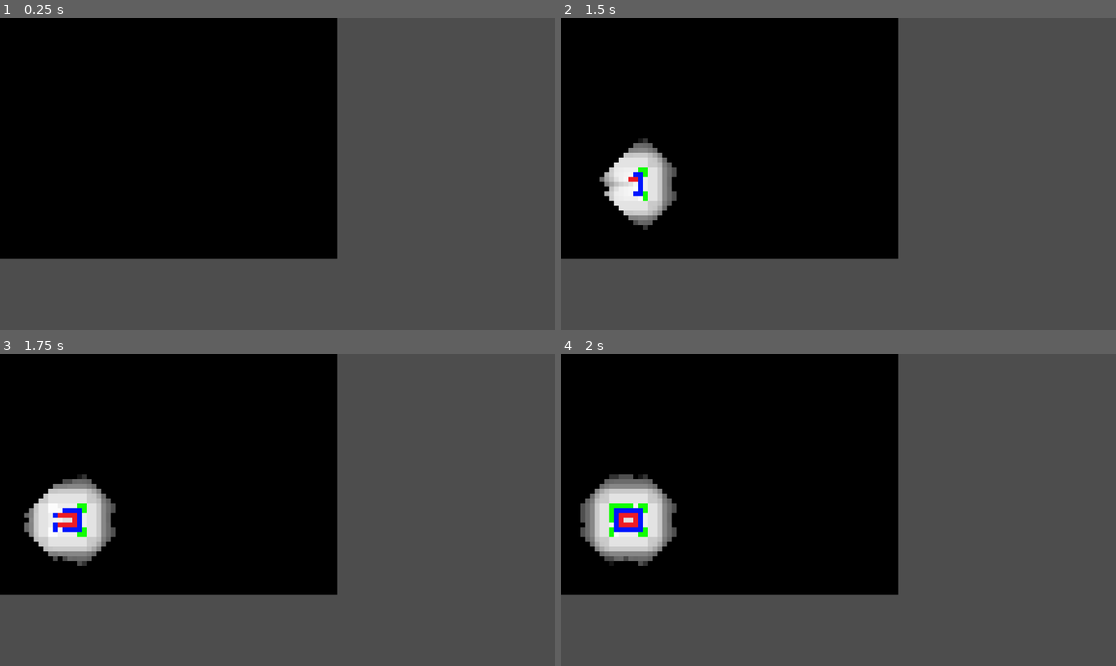
Above: before the commit, frames 1-4 (two rows, left to right).
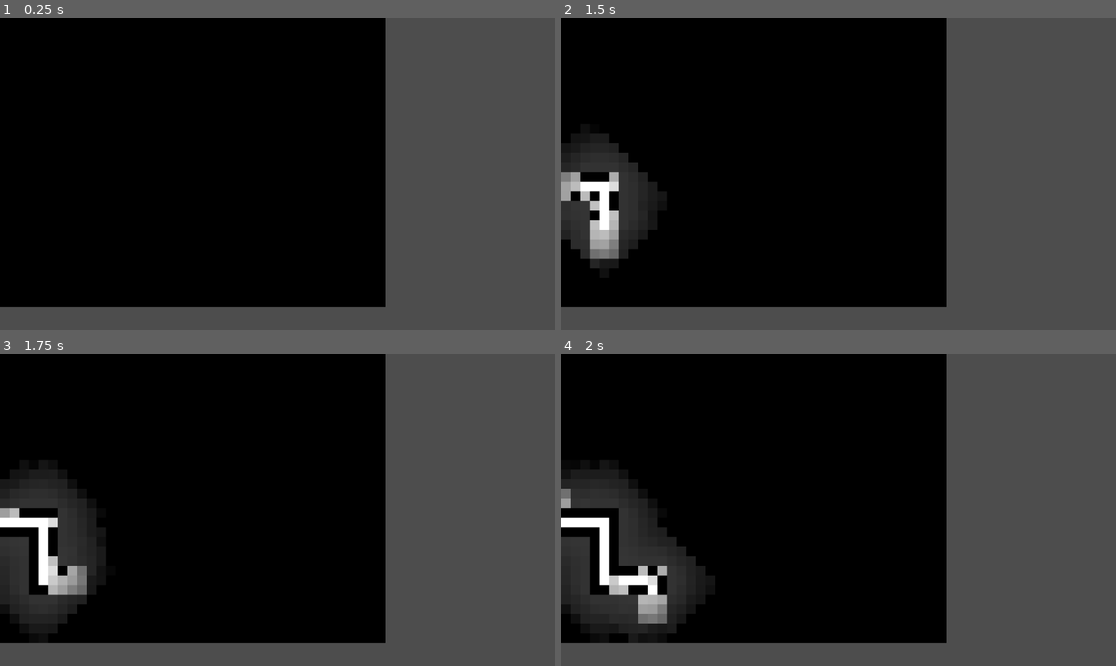
Above: after the commit, the same moments.

Repository: AndreaTerenz/GodotWFC
Game: Godot game, scene res://Main.tscn
The game is run twice, just before and just after one commit, with the same random seed, the same clock (stepped at 60 frames per second) and the same inputs.
Inputs:
- Up to frame 1 (0.25 s): no input
- Up to frame 2 (1.5 s): tap Enter at 0.5 s; tap Space at 1.25 s
- Up to frame 3 (1.75 s): no input
- Up to frame 4 (2 s): no input

The runs differ from the first frame. In frame 1, 18% of the frame differs, in the area x 0-70%, y 0-93%; in frame 2, 24%; in frame 3, 24%; in frame 4, 25%.

Commit message:
Shannon entropy (kinda)

Diff:
--- a/Cell.gd
+++ b/Cell.gd
@@ -4,6 +4,8 @@
 var options : Array = []
 var collapsed := false
 var stepped := false
+var entropy := 0.0
+var entropy_stale := true
 
 func _init(tiles_count: int):
 	options = range(tiles_count)
@@ -27,9 +29,38 @@
 	options = range(tiles_count)
 	collapsed = false
 	stepped = false
+	entropy = 0.
+	entropy_stale = true
 
 func reset_step():
 	if collapsed:
 		return
 
 	stepped = false
+
+func get_entropy(tiles_data: Array[Tile]) -> float:
+	if not entropy_stale:
+		return entropy
+
+	if collapsed:
+		return 0.
+
+	entropy_stale = false
+	entropy = 0.0
+
+	var sum : int = options.reduce(func(acc: int, idx: int): return acc + tiles_data[idx].frequency, 0)
+
+	for option in options:
+		var freq := tiles_data[option].frequency
+		var prob := float(freq) / float(sum)
+		var delta := prob * (log(prob) / log(2.))
+
+		entropy -= delta
+
+	return entropy
+
+func update_options(target_tiles_idxs: Array[int]):
+	options = options.filter(func(tile_idx):
+		return tile_idx in target_tiles_idxs
+	)
+	entropy_stale = true
--- a/Main.tscn
+++ b/Main.tscn
@@ -1,4 +1,6 @@
-[gd_scene load_steps=2 format=3 uid="uid://dfo4aealsw6va"]
+[gd_scene load_steps=3 format=3 uid="uid://dfo4aealsw6va"]
+
+[ext_resource type="Texture2D" uid="uid://dc8gfwht6kpqy" path="res://samples/Skew1.png" id="1_glv2v"]
 
 [sub_resource type="GDScript" id="GDScript_rxg2q"]
 resource_name = "Main"
@@ -8,6 +10,8 @@
 @export var tile_size := Vector2i.ONE * 3
 @export var cell_grid_size := Vector2i(30, 10)
 @export var cell_draw_size := Vector2i(10, 10)
+@export_range(1, 20) var recursion_depth := 5
+@export_range(2, 15) var collapse_pick_size := 5
 
 var sample_padded : Image
 var sample_padded_tex : ImageTexture
@@ -16,11 +20,11 @@
 var cells : Array[Cell] = []
 var collapsed_count := 0
 var default_font : Font = ThemeDB.fallback_font;
-
 var run := false
+var max_entropy := -1.
 
 func _ready():
-	#seed(69421)
+	seed(69421)
 
 	var sample_image := sample.get_image()
 	sample_size = Vector2i(sample.get_size())
@@ -40,25 +44,53 @@
 
 	sample_padded_tex = ImageTexture.create_from_image(sample_padded)
 
-	var total := sample_size.x * sample_size.y
 	for j in range(sample_size.y):
 		for i in range(sample_size.x):
-			var idx := j * sample_size.x + i
-			var tile := Tile.new(i, j, idx, sample_padded, tile_size, total)
-
-			tiles.append(tile)
+			var tile_img := sample_padded.get_region(Rect2i(Vector2i(i, j), tile_size))
+			var tile := Tile.new(i, j, len(tiles), tile_img)
+
+			var is_new := true
+			for other in tiles:
+				if Utils.compare_images(tile_img, other.image):
+					other.frequency += 1
+					tile.frequency += 1
+					#is_new = false
+					break
+
+			if is_new:
+				tiles.append(tile)
+
+	print(\"%d unique tiles\" % len(tiles))
 
 	for tile in tiles:
 		tile.fill_neighbors(tiles)
+
+	#print(tiles[1].neighbors[Tile.TILE_SIDE.WEST])
+	#print(tiles[3].neighbors[Tile.TILE_SIDE.EAST])
+	#print(tiles[16].neighbors[Tile.TILE_SIDE.WEST])
+	#print(tiles[2].frequency)
 
 	for r in cell_grid_size.y:
 		for c in cell_grid_size.x:
 			var cell := Cell.new(len(tiles))
 			cells.append(cell)
+			cell.get_entropy(tiles)
+
+	max_entropy = cells[0].entropy
 
 func _draw():
+	var gap := 0
+
+	\"\"\"gap = 10
 	var rid := get_canvas_item()
-	var gap := 0.
+	for i in len(tiles):
+		var t := tiles[i]
+		var p := pos_from_idx(t.index, 9) * (cell_draw_size * 5  + Vector2i.ONE * gap)
+
+		t.draw(rid, p, cell_draw_size * 5)
+
+	return
+	\"\"\"
 
 	for i in len(cells):
 		var cell := cells[i]
@@ -67,17 +99,18 @@
 
 		if len(cell.options) <= 0:
 			draw_rect(Rect2(pos, cell_draw_size), Color.DEEP_PINK)
-		elif not cell.collapsed:
-			var t := float(len(cell.options)) / float(len(tiles))
+			continue
+
+		if not cell.collapsed:
+			#var t := float(len(cell.options)) / float(len(tiles))
+			var t := cell.entropy / max_entropy
 			draw_rect(Rect2(pos, cell_draw_size), Color.WHITE.lerp(Color.BLACK, t))
-
-			# draw_string(default_font, pos + rect_size/2, \"%02d\" % len(cell.options),
-			# 	HORIZONTAL_ALIGNMENT_LEFT, 90, 20, Color.WHITE if t > 0.5 else Color.BLACK)
-		else:
-			var tile := tiles[cell.options[0]]
-			#tile.draw(rid, pos, rect_size)
-			var col = tile.image.get_pixelv(tile_size / 2)
-			draw_rect(Rect2(pos, cell_draw_size), col)
+			continue
+
+		var tile := tiles[cell.options[0]]
+		var col = tile.image.get_pixelv(tile_size / 2)
+
+		draw_rect(Rect2(pos, cell_draw_size), col)
 
 func _input(event):
 	#if not Input.is_action_just_pressed(\"step\") or collapsed_count >= len(cells):
@@ -85,16 +118,23 @@
 
 	if event.is_action_pressed(\"run\"):
 		run = not run
+		return
+
+	if event.is_action_pressed(\"step\"):
+		print(\"Stepping\")
+		run = false
+		wfc_step()
 	elif event.is_action_pressed(\"reset\"):
+		print(\"Reset\")
 		run = false
 		collapsed_count = 0
 
 		for cell in cells:
 			cell.full_reset(len(tiles))
 
-		queue_redraw()
-
-func _process(delta):
+	queue_redraw()
+
+func _process(_delta):
 	if collapsed_count >= len(cells) or not run:
 		return
 
@@ -113,38 +153,48 @@
 		cell.stepped = false
 
 		if len(cell.options) > 0:
+			cell.get_entropy(tiles)
 			cells_idxs.append(idx)
 		else:
-			printerr(\"Conflict!\")
-			run = false
+			cell.collapsed = true
+			collapsed_count += 1
+			#printerr(\"Unsolvable cell!\")
+			#run = false
 
 	if len(cells_idxs) <= 0:
 		printerr(\"No collapsable cells!\")
-		run = false
+		#run = false
 		return
 
 	cells_idxs.sort_custom(func(ia: int, ib: int):
 		var la := len(cells[ia].options)
 		var lb := len(cells[ib].options)
 
-		# if la == lb:
-		# 	return ia < ib
-
-		return la < lb
+		# Give priority to collapsable cells
+		if (la == 1 or lb == 1) and false:
+			if la * lb == 1:
+				return ia < ib
+
+			return la == 1
+
+		var entrA := cells[ia].entropy
+		var entrB := cells[ib].entropy
+
+		return  entrA < entrB
 	)
 
-	var target : int = cells_idxs.slice(0, 4).pick_random()
+	var target : int = cells_idxs.slice(0, collapse_pick_size).pick_random()
 	var target_cell := cells[target]
-	var propagate_depth = 6
 
 	target_cell.collapse()
 	collapsed_count += 1
 
-	# print(\"Collapsed cell %d at %s to %d\" % [
-	# 	target, pos_from_idx(target, cell_grid_size.x), cells[target].options[0]
-	# ])
-
-	propagate(target, propagate_depth)
+	if false:
+		print(\"Collapsed cell %d at %s to %d\" % [
+			target, pos_from_idx(target, cell_grid_size.x), cells[target].options[0]
+		])
+
+	propagate(target, recursion_depth)
 
 func propagate(current_idx: int, max_depth: int):
 	var current := cells[current_idx]
@@ -170,13 +220,11 @@
 		for opt in current.options:
 			valid.append_array(tiles[opt].neighbors[side])
 
-		neighbor.options = neighbor.options.filter(func(tile_idx):
-			return tile_idx in valid
-		)
+		neighbor.update_options(valid)
 
 		propagate(neighbor_idx, max_depth-1)
 
-func side_cell(origin_idx: int, side: Tile.TILE_SIDE, clamp := true) -> int:
+func side_cell(origin_idx: int, side: Tile.TILE_SIDE, fit_borders := true) -> int:
 	var origin_pos := pos_from_idx(origin_idx, cell_grid_size.x)
 	var dest_pos := origin_pos
 
@@ -190,7 +238,7 @@
 		Tile.TILE_SIDE.WEST:
 			dest_pos.x += 1
 
-	if clamp:
+	if fit_borders:
 		if dest_pos.x >= cell_grid_size.x or dest_pos.y >= cell_grid_size.y:
 			return -1
 		if dest_pos.x < 0 or dest_pos.y < 0:
@@ -207,6 +255,7 @@
 	return -1 if (row < 0 or col < 0) else row * width + col
 
 func pos_from_idx(idx: int, width: int) -> Vector2i:
+	@warning_ignore(\"integer_division\")
 	return Vector2i(idx % width, floori(idx / width))
 
 func get_sample_section(top_left: Vector2i, extents: Vector2i) -> Image:
@@ -224,4 +273,7 @@
 grow_horizontal = 2
 grow_vertical = 2
 script = SubResource("GDScript_rxg2q")
-cell_grid_size = Vector2i(70, 50)
+sample = ExtResource("1_glv2v")
+cell_grid_size = Vector2i(40, 30)
+cell_draw_size = Vector2i(20, 20)
+collapse_pick_size = 12
--- a/Tile.gd
+++ b/Tile.gd
@@ -10,6 +10,7 @@
 
 var index := -1
 var top_left := Vector2i.ZERO
+var frequency := 0
 var image : Image
 var texture : ImageTexture
 var neighbors : Dictionary[TILE_SIDE, Array] = {}
@@ -18,14 +19,14 @@
 	get:
 		return image.get_size()
 
-func _init(x: int, y: int, idx: int, source_img: Image, sample_size: Vector2i, tile_total: int):
+func _init(x: int, y: int, idx: int, image: Image):
+	var tl := Vector2i(x, y)
+
+	self.top_left = tl
 	self.index = idx
-
-	var tl := Vector2i(x, y)
-	self.top_left = tl
-
-	self.image = source_img.get_region(Rect2i(tl, sample_size))
+	self.image = image #source_img.get_region(Rect2i(tl, sample_size))
 	self.texture = ImageTexture.create_from_image(self.image)
+	self.frequency = 1
 
 	for key in TILE_SIDE.keys():
 		self.neighbors[TILE_SIDE.get(key)] = []
@@ -52,25 +53,18 @@
 	var self_side := image.get_region(Rect2i(tl_self, slice_size))
 	var other_side := other.image.get_region(Rect2i(tl_other, slice_size))
 
-	for r in range(slice_size.y):
-		for c in range(slice_size.x):
-			var self_pixel := self_side.get_pixel(c, r)
-			var other_pixel := other_side.get_pixel(c, r)
+	return Utils.compare_images(self_side, other_side)
 
-			if (self_pixel != other_pixel):
-				return false
-
-	return true
+func compare(other: Tile):
+	return Utils.compare_images(image, other.image)
 
 func fill_neighbors(others: Array[Tile]):
 	for side_id in TILE_SIDE.keys():
 		var side : TILE_SIDE = TILE_SIDE.get(side_id)
-		for other in others:
-			if other.index == self.index:
-				continue
 
-			if overlaps(other, side):
-				neighbors[side].append(other.index)
+		neighbors[side] = others.filter(func(other: Tile):
+			return other.index != self.index and overlaps(other, side)
+		).map(func(t: Tile): return t.index)
 
 func draw(canvas_rid: RID, pos: Vector2i, size: Vector2i):
 	texture.draw_rect(canvas_rid, Rect2i(pos, size), false)
--- /dev/null
+++ b/Utils.gd
@@ -0,0 +1,17 @@
+extends Node
+
+func compare_images(imgA: Image, imgB: Image):
+	var size := imgA.get_size()
+
+	if size != imgB.get_size():
+		return false
+
+	for r in range(size.y):
+		for c in range(size.x):
+			var self_pixel := imgA.get_pixel(c, r)
+			var other_pixel := imgB.get_pixel(c, r)
+
+			if (self_pixel != other_pixel):
+				return false
+
+	return true
--- a/project.godot
+++ b/project.godot
@@ -14,6 +14,10 @@
 run/main_scene="uid://dfo4aealsw6va"
 config/features=PackedStringArray("4.4", "Forward Plus")
 config/icon="res://icon.svg"
+
+[autoload]
+
+Utils="*res://Utils.gd"
 
 [input]
 
Not shown: 1 places in Cell.tscn that only renumber resources
Not shown, added: Utils.gd.uid
Binary file added: samples/Sewers.png
Not shown, added: samples/Sewers.png.import
Binary file added: samples/SimpleMaze.png
Not shown, added: samples/SimpleMaze.png.import
Binary file added: samples/SimpleWall.png
Not shown, added: samples/SimpleWall.png.import
Binary file added: samples/Skew1.png
Not shown, added: samples/Skew1.png.import
Binary file added: samples/Skew2.png
Not shown, added: samples/Skew2.png.import
(and 10 more such lines)
